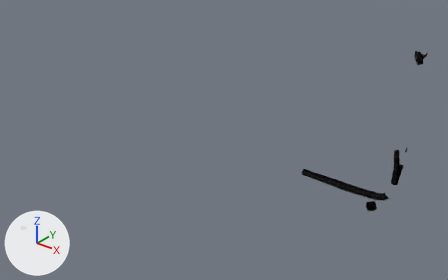
Before and after pictures for a commit that changed the glTF model assets/warden/gdn.glb.
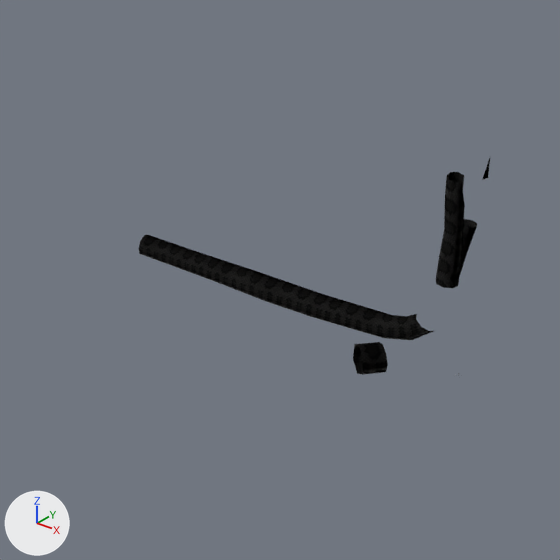
The first picture shows the older version from a 50 mm lens placed at (31715.0, -85039.0, 54664.0), pointed at (-20362.0, -19943.0, 14305.0). The close-ups show the older and then the newer version on the part from 58% to 96% of the width and 35% to 95% of the height of that picture. Only the edits that show in the close-ups are written down. Every picture has the same lights, and +X, +Y and +Z are marked at lower left. Vertices at exactly the same position are counted once.
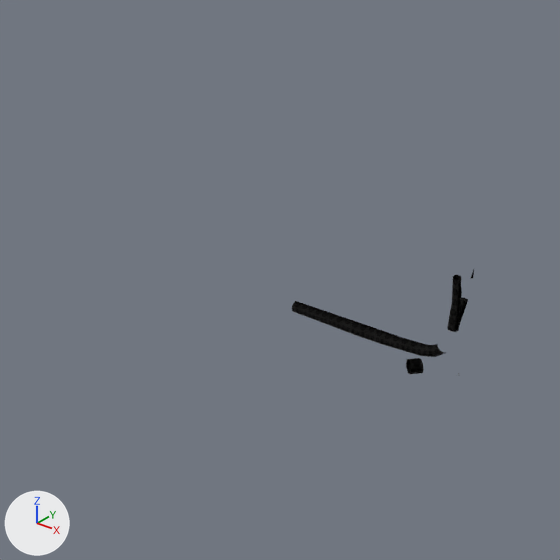
What differs and where, as boxes (x1, y1, x2, y2) in the close-ups (560 x 560 px; the box of a moved part takes in the faces that stretch with it):
'Object_603', reshaped
    before: (138, 158, 490, 375)
    after: (292, 270, 474, 374)
part 1 of me_object_603, moved or reshaped
    before: (353, 342, 388, 375)
    after: (406, 358, 424, 374)
part 2 of me_object_603, added
    after: (292, 301, 447, 357)
part 3 of me_object_603, added
    after: (447, 275, 462, 332)
part 4 of me_object_603, added
    after: (459, 297, 468, 325)
part 5 of me_object_603, deleted
    before: (436, 172, 465, 288)
part 6 of me_object_603, deleted
    before: (460, 219, 477, 274)
part 7 of me_object_603, deleted
    before: (482, 158, 490, 180)
part 8 of me_object_603, cut back
    before: (138, 235, 433, 340)
    after: (471, 270, 474, 278)

Diff of the bpy script that builds the scene:
```diff
--- a/assets/warden/gdn.glb.py
+++ b/assets/warden/gdn.glb.py
@@ me_object_603 @@
 # used by ob_object_603; location = (0.0, 0.0, 0.0)
-me_object_603.from_pydata(...)  # 317 vertices, 459 faces; spans x -42526.0..812.0, y -42465.0..996.0, z 436.0..27333.0
+me_object_603.from_pydata(...)  # 319 vertices, 459 faces; spans x -21263.0..812.0, y -21232.0..933.0, z 277.0..27333.0
+# me_object_603 part 1: the loose piece of 14 vertices spanning x -4190.0..-2294.0, y -4193.0..-2307.0, z 493.0..2109.0 is scaled about its middle by 0.5, then moved by (1621.0, 1625.0, -601.0)
+# me_object_603 part 2: a new loose piece of 46 vertices spanning x -9075.0..-741.0, y -356.0..315.0, z 277.0..1330.0, in mat_head_and_snakes_005 (picture img_image_15)
+# me_object_603 part 3: a new loose piece of 28 vertices spanning x -903.0..-196.0, y -652.0..136.0, z 2668.0..5360.0, in mat_head_and_snakes_005 (picture img_image_15)
+# me_object_603 part 4: a new loose piece of 17 vertices spanning x -832.0..-175.0, y -56.0..498.0, z 2673.0..4033.0, in mat_head_and_snakes_005 (picture img_image_15)
+# me_object_603 part 5: the loose piece of 33 vertices spanning x -1806.0..-391.0, y -1303.0..271.0, z 5235.0..10620.0 is deleted
+# me_object_603 part 6: the loose piece of 24 vertices spanning x -1664.0..-350.0, y -112.0..996.0, z 5246.0..7967.0 is deleted
+# me_object_603 part 7: the loose piece of 4 vertices spanning x -294.0..-161.0, y 229.0..906.0, z 10611.0..11762.0 is deleted
+# me_object_603 part 8: 52 vertices removed from x -18150.0..-1483.0, y -717.0..631.0, z 436.0..2559.0; 4 vertices added at x -147.0..-81.0, y 114.0..453.0, z 5356.0..5931.0
+# other edits to the shape of me_object_603 do not show in these pictures
 me_object_603.materials.append(mat_head_and_snakes_005)
```
